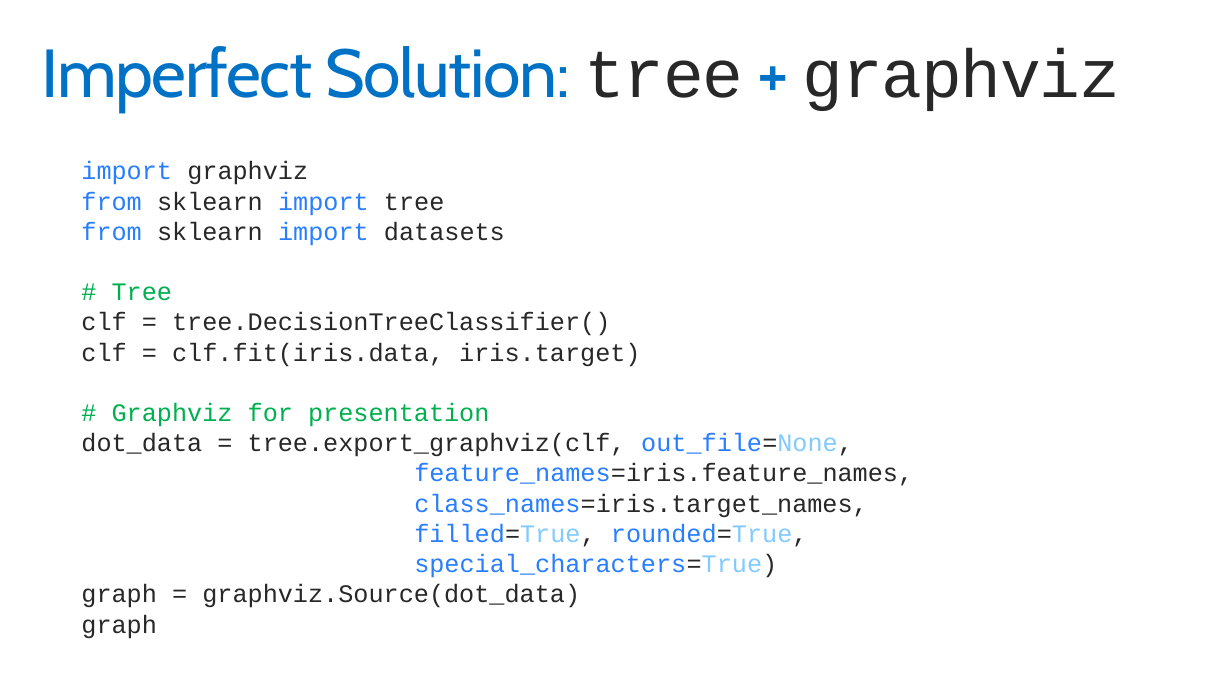
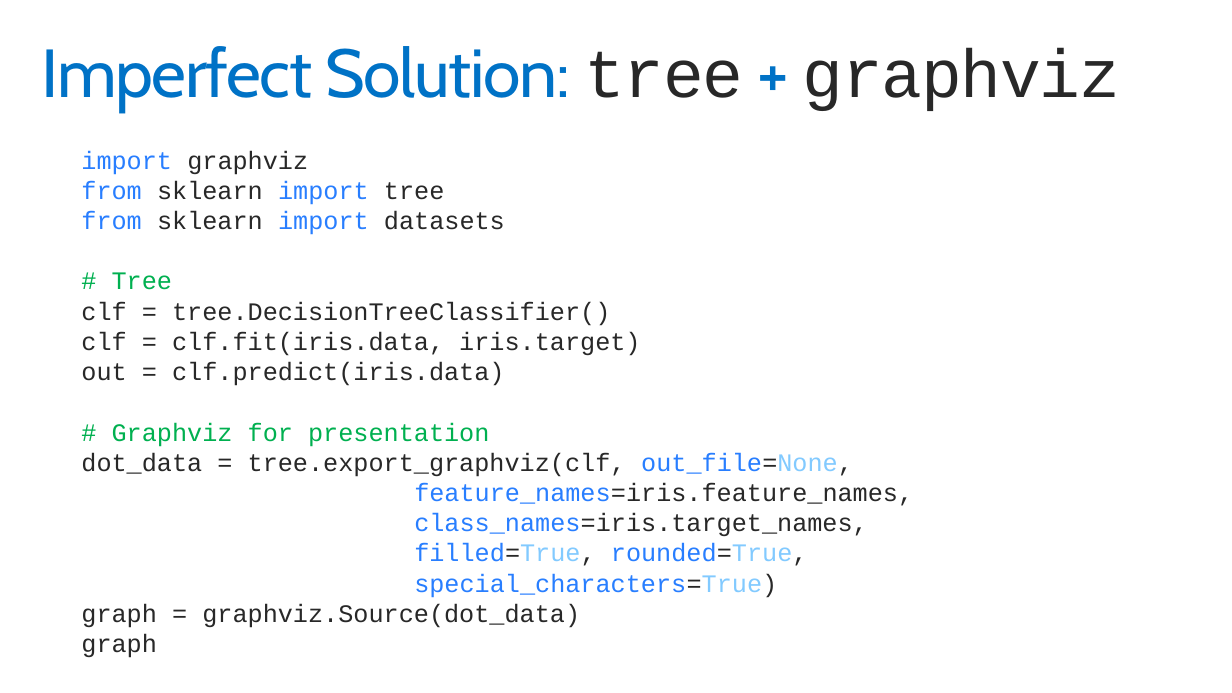
Before and after one commit to PKing70/LIMEaid, a slide deck: slide 6 of docs/Data515TechReview.pptx. Drawn at 1232x693 pixels with LibreOffice and Linux fonts; fonts in the diff are those of the drawing; background and template pictures are left out. Boxes give left, top, right and bottom in pixels: in the first picture for what was removed or moved away, otherwise in the second. Text is boxed around its words. In the diff, an @@ line names an element or a change of style, - is before the commit and + after.

```diff
--- a/docs/Data515TechReview.pptx
+++ b/docs/Data515TechReview.pptx
@@ text "import graphviz": place and size @@
-text "import graphviz" at (81, 161, 913, 639)
+text "import graphviz" at (81, 150, 913, 658)
@@ text at (81, 362, 504, 386): paragraph added @@
+out = clf.predict(iris.data)
```
Also in this commit, not shown: 2 other slides changed.
